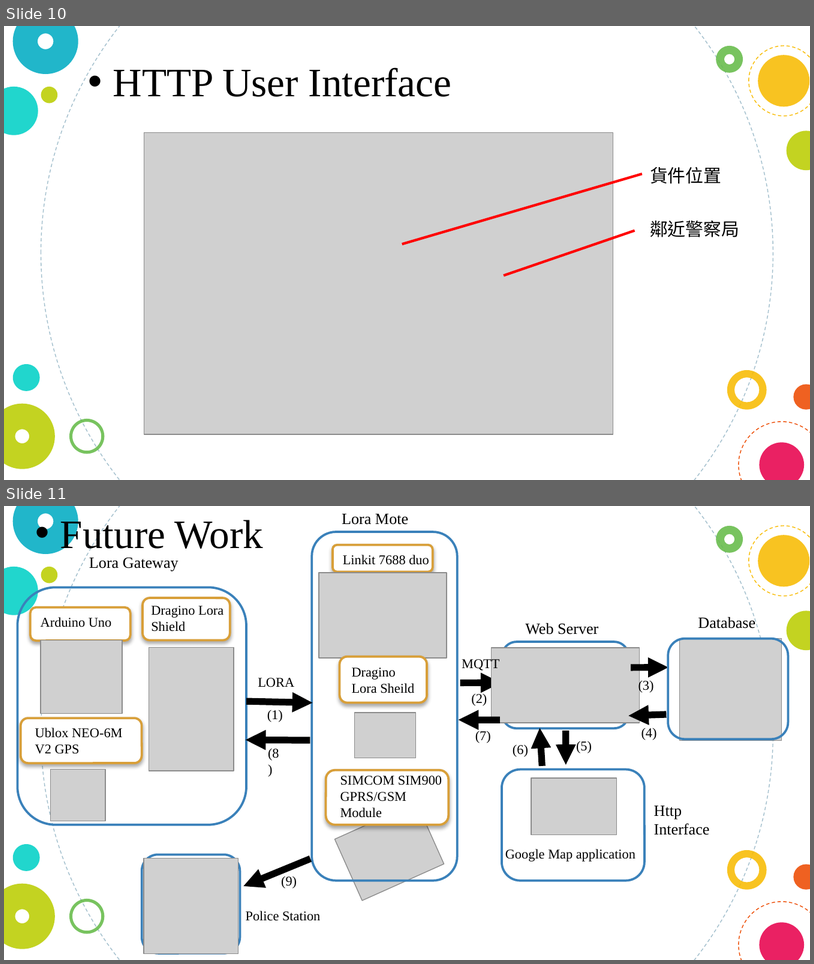
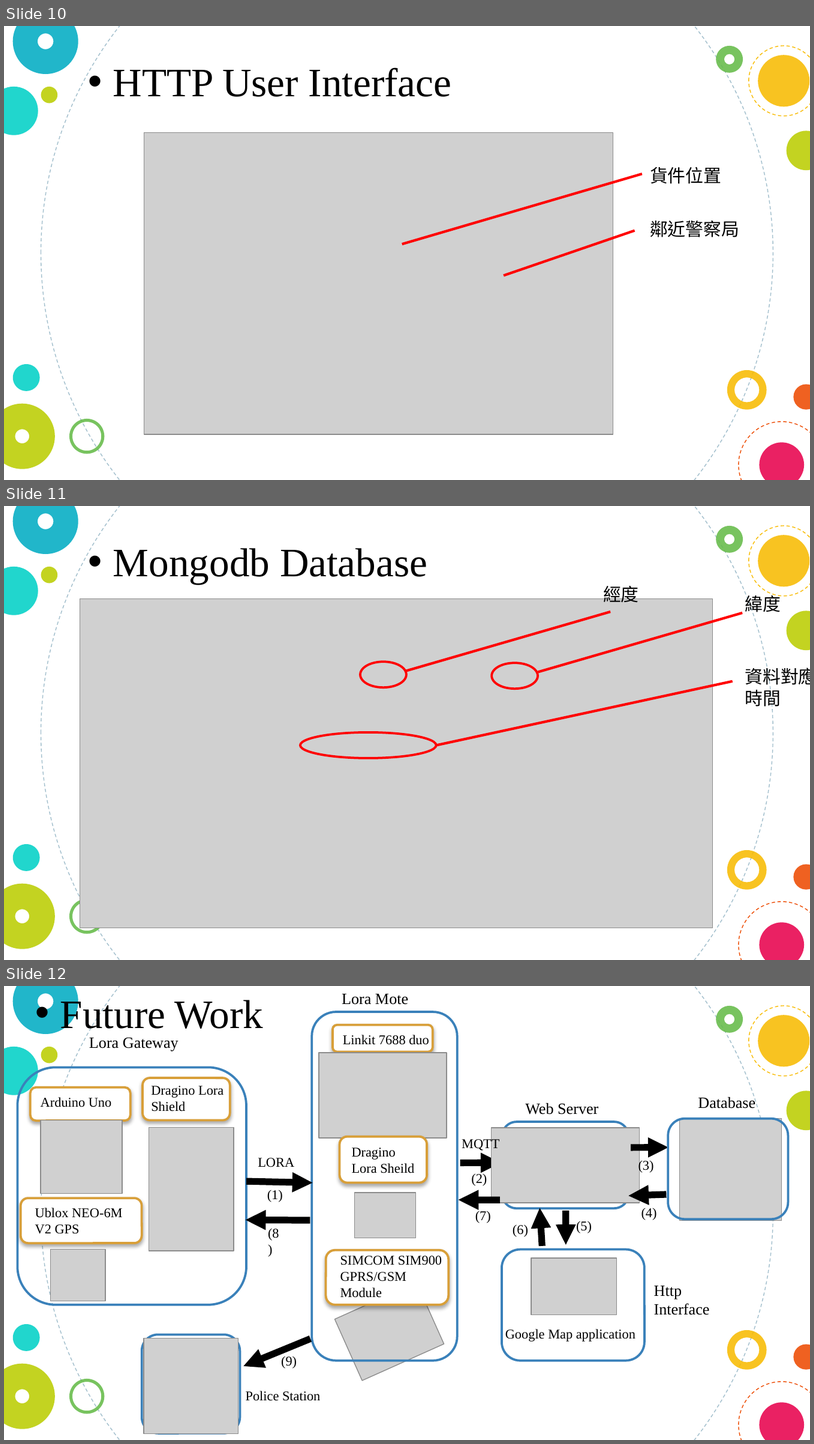
Before and after one commit to frank555076/CSXFinalPpt, a slide deck: lora mongodb final presentation.pptx. Shown one above the other, each under a label of ours: slides 10 and 11 before the commit, slides 10, 11 and 12 after it. The pictures are 814x964 and 814x1444 pixels, drawn with LibreOffice and Linux fonts; fonts in the diff are those of the drawing; grey boxes stand for pictures. Boxes give left, top, right and bottom in pixels: in the first picture for what was removed or moved away, otherwise in the second. Text is boxed around its words. In the diff, an @@ line names an element or a change of style, - is before the commit and + after.

```diff
--- a/lora mongodb final presentation.pptx
+++ b/lora mongodb final presentation.pptx
@@ slide 11 added at (x1=4, y1=506, x2=810, y2=960), background #FFFFFF; not listed: 15 template elements that a slide beside it also shows @@
@@ text added at (x1=113, y1=548, x2=428, y2=584), 36 pt, text #000000 @@
+• Mongodb Database
@@ text added at (x1=603, y1=583, x2=639, y2=603), 16 pt, text #000000 @@
+經度
@@ text added at (x1=746, y1=592, x2=782, y2=615), 16 pt, text #000000 @@
+緯度
@@ picture added at (x1=80, y1=599, x2=713, y2=928) @@
@@ line added from (407, 670) to (611, 612), #FF0000 2.25 pt @@
@@ line added from (539, 672) to (743, 612), #FF0000 2.25 pt @@
@@ ellipse added at (x1=360, y1=661, x2=407, y2=687), outline #FF0000 2 pt @@
@@ ellipse added at (x1=492, y1=663, x2=538, y2=688), outline #FF0000 2 pt @@
@@ text added at (x1=746, y1=665, x2=810, y2=709), 16 pt, text #000000 @@
+資料對應時間
@@ line added from (436, 745) to (733, 681), #FF0000 2.25 pt @@
@@ ellipse added at (x1=301, y1=732, x2=437, y2=757), outline #FF0000 2 pt @@
@@ what was slide 11 is now slide 12 @@
```
Also in this commit, not shown: 2 slides changed.
